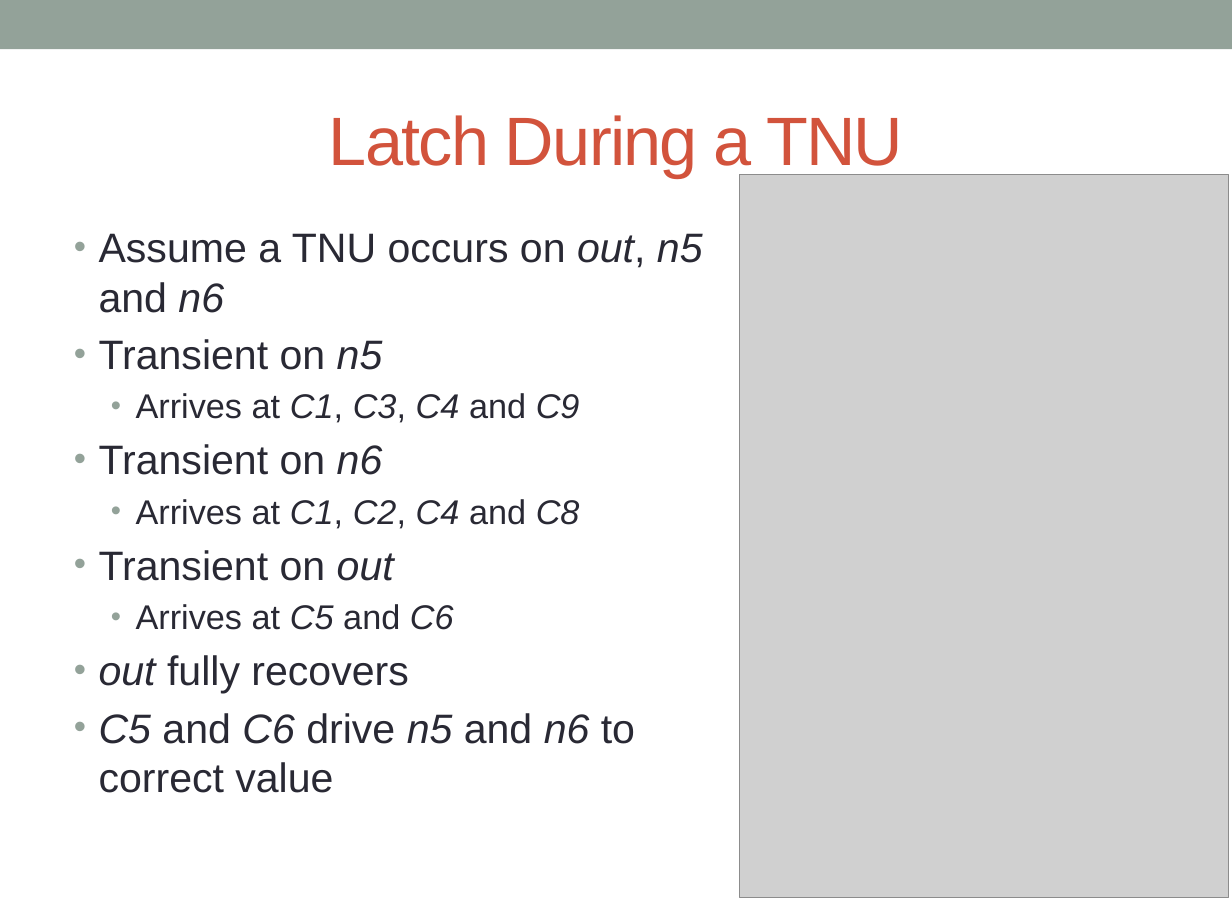
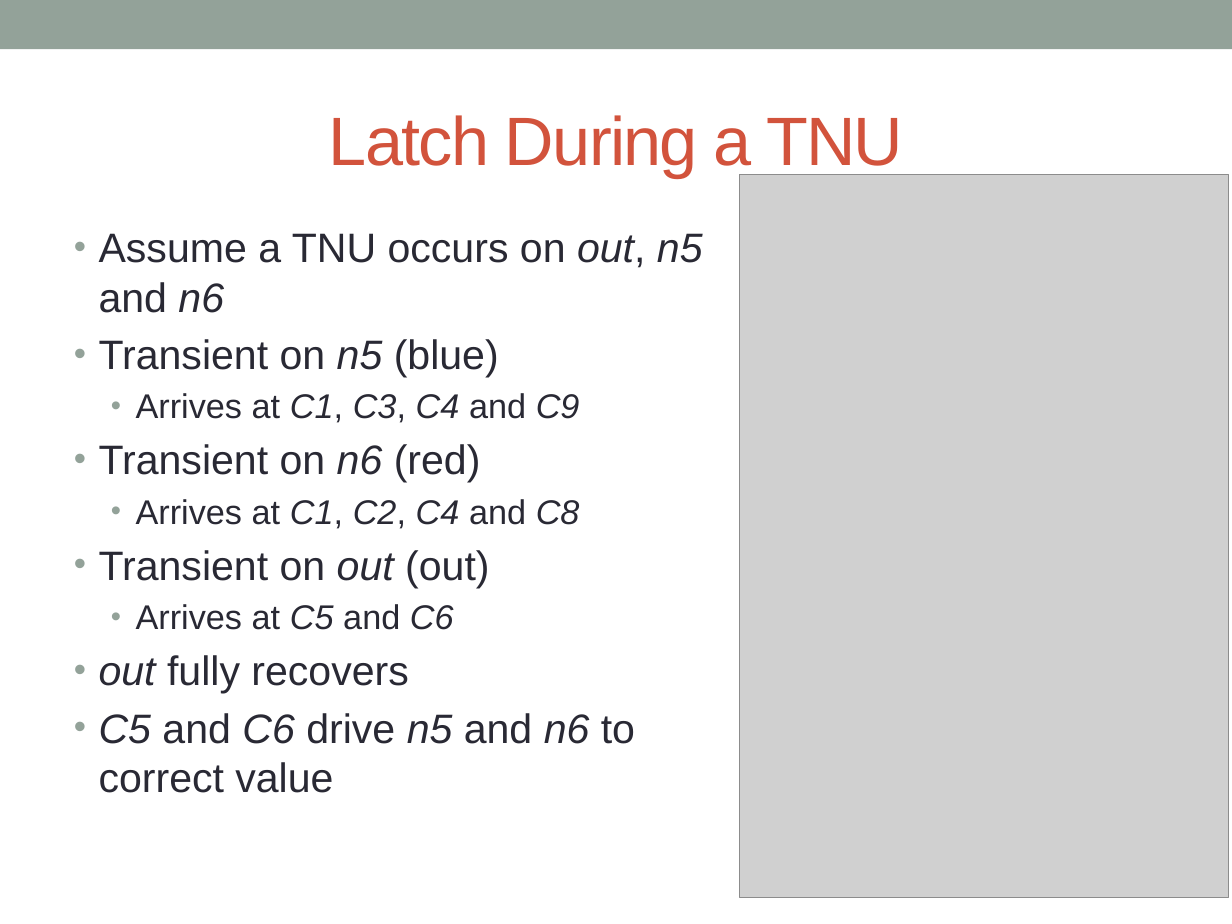
Before and after one commit to acwatkins88/Fast_SET, a slide deck: slide 21 of Dissertation/Dissertation Defense/Dissertation Defense.pptx. Drawn at 1232x924 pixels with LibreOffice and Linux fonts; fonts in the diff are those of the drawing; grey boxes stand for pictures; background and template pictures are left out. Boxes give left, top, right and bottom in pixels: in the first picture for what was removed or moved away, otherwise in the second. Text is boxed around its words. In the diff, an @@ line names an element or a change of style, - is before the commit and + after.

```diff
--- a/Dissertation/Dissertation Defense/Dissertation Defense.pptx
+++ b/Dissertation/Dissertation Defense/Dissertation Defense.pptx
@@ text at box(99, 339, 499, 377): text changed @@
-• Transient on n5
+• Transient on n5 (blue)
@@ text at box(99, 444, 481, 483): text changed @@
-• Transient on n6
+• Transient on n6 (red)
@@ text at box(99, 550, 489, 588): text changed @@
-• Transient on out
+• Transient on out (out)
```
Also in this commit, not shown: 23 other slides changed, 5 slides added, 1 slide removed, 15 other files.
